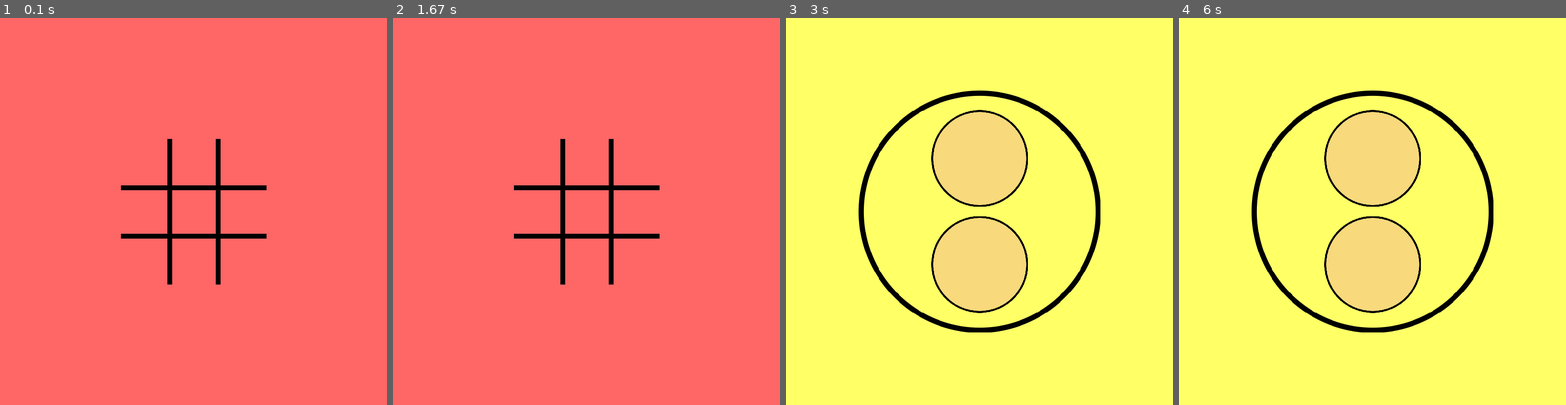
Above: before the commit, frames 1-4 (left to right).
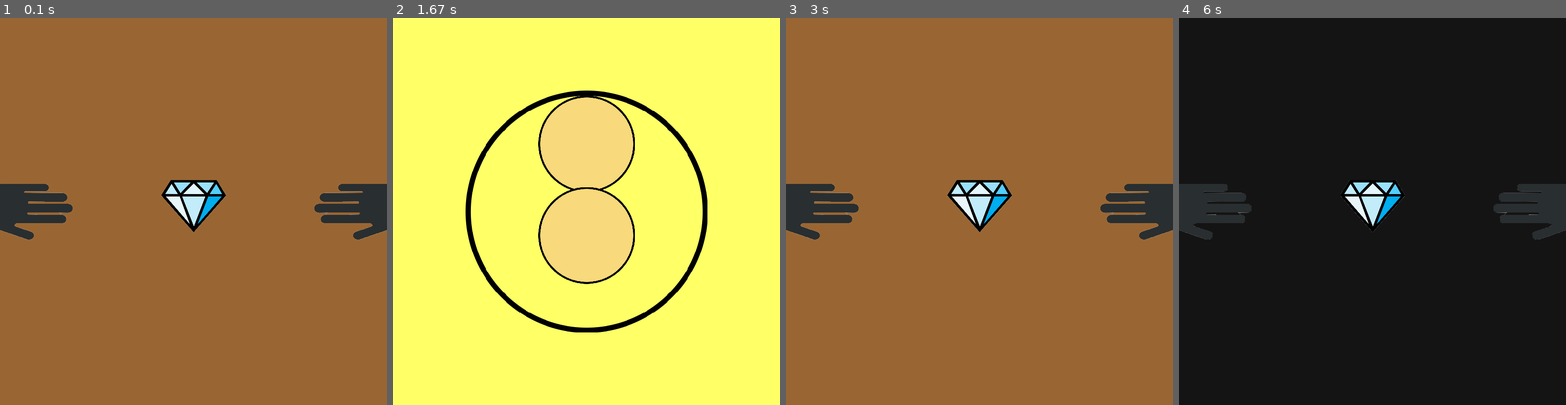
Above: after the commit, the same moments.

Repository: WingiM/PygameMiniGames
Game: pygame game, started from main.py
Two runs of this game, one before a commit and one after it. Both use one fixed random seed, a clock stepped at 60 frames per second and the inputs below.
Inputs (mouse positions are in pixels of both pictures, inside the frame that each line leads up to):
- Up to frame 1 (0.1 s): no input
- Up to frame 2 (1.67 s): tap Right Alt at 0.33, 0.67 s; hold Up 1-1.47 s; hold Up from 1.5 s (still down)
- Up to frame 3 (3 s): release Up at 1.87 s; hold Up 1.9-2.2 s; tap Space at 1.97 s; click (859, 304) at 2.28 s; tap Right Alt at 2.57 s
- Up to frame 4 (6 s): no input

The runs differ from the first frame. In frame 1, 100% of the frame differs, in the area x 0-100%, y 0-100%; in frame 2, 100%; in frame 3, 100%; in frame 4, 97%.

Commit message:
Troubles with STD

Diff:
--- /dev/null
+++ b/StealTheDiamond.py
@@ -0,0 +1,143 @@
+import pygame
+import random
+from Board import Board
+from load_image import load_image
+from constants import STD_TIME_RANGE, STD_DELAY, STD_EVENT_TYPE, \
+    STD_HAND1_EVENT, STD_HAND2_EVENT, STD_HAND_SPEED, WIDTH, HEIGHT
+
+FPS = 60
+pygame.init()
+size = width, height = WIDTH, HEIGHT
+screen = pygame.display.set_mode(size)
+
+
+class StealTheDiamond(Board):
+
+    def __init__(self, screen, sprites):
+        super().__init__(10, 10, screen)
+        self.screen = screen
+        self.time_range = STD_TIME_RANGE
+        self.caption = 'Укради бриллиант'
+        self.sprites = sprites
+        self.active = False
+        self.time = random.randint(*self.time_range)
+        self.delay = STD_DELAY
+        pygame.time.set_timer(STD_EVENT_TYPE, self.delay)
+        self.red_score, self.blue_score = 0, 0
+
+    def render(self):
+        if self.active:
+            self.screen.fill((20, 20, 20))
+        else:
+            self.screen.fill((153, 102, 51))
+        self.sprites.draw(self.screen)
+
+    def update(self):
+        if self.time > 0:
+            self.time -= self.delay
+        else:
+            self.active = True
+            pygame.time.set_timer(STD_EVENT_TYPE, 0)
+
+    def replay(self):
+        self.time = random.randint(*self.time_range)
+
+    def restart(self):
+        self.active = False
+        self.red_score, self.blue_score = 0, 0
+
+
+class Diamond(pygame.sprite.Sprite):
+    image = pygame.transform.scale(load_image('diamond.png'), (200, 200))
+
+    def __init__(self, *group):
+        super().__init__(*group)
+        self.image = Diamond.image
+        self.rect = self.image.get_rect()
+        self.rect.x = WIDTH // 2 - self.image.get_width() // 2
+        self.rect.y = HEIGHT // 2 - self.image.get_width() // 2
+        self.mask = pygame.mask.from_surface(self.image)
+        self.grabbed = False
+
+    def move(self, speed):
+        if game.active:
+            self.rect = self.rect.move(speed, 0)
+            self.grabbed = True
+
+    def set_start_pos(self):
+        self.rect.x = WIDTH // 2 - self.image.get_width() // 2
+        self.rect.y = HEIGHT // 2 - self.image.get_width() // 2
+
+
+class Hand(pygame.sprite.Sprite):
+    image = pygame.transform.scale(load_image('hand.png'), (200, 150))
+
+    def __init__(self, *group, number=0, diamond=None):
+        super().__init__(*group)
+        self.number = number
+        self.diamond = diamond
+        self.event = STD_HAND1_EVENT if self.number == 1 else STD_HAND2_EVENT
+        self.delay = STD_DELAY
+        self.image = Hand.image if self.number == 1 else pygame.transform.flip(Hand.image, True, False)
+        self.rect = self.image.get_rect()
+        self.mask = pygame.mask.from_surface(self.image)
+        self.rect.x = -50 if self.number == 1 else WIDTH - 150
+        self.rect.y = HEIGHT // 2 - self.image.get_height() // 2
+        self.speed = 0
+        self.grabbed = False
+
+    def pressed(self):
+        if not self.speed:
+            self.speed = STD_HAND_SPEED if self.number == 1 else -STD_HAND_SPEED
+            pygame.time.set_timer(self.event, self.delay)
+
+    def check_collision(self):
+        if pygame.sprite.collide_mask(self, self.diamond) and not self.diamond.grabbed:
+            self.speed = -self.speed
+            self.diamond.move(self.speed * 2)
+        if self.number == 1:
+            if self.rect.x >= 200:
+                self.speed = -self.speed
+            if self.rect.x < -50:
+                self.speed = 0
+                self.rect.x = -50
+                pygame.time.set_timer(self.event, 0)
+        else:
+            if self.rect.x <= 400:
+                self.speed = -self.speed
+            if self.rect.x > 650:
+                self.speed = 0
+                self.rect.x = 650
+                pygame.time.set_timer(self.event, 0)
+
+    def move(self):
+        self.rect = self.rect.move(self.speed, 0)
+        self.check_collision()
+
+
+if __name__ == '__main__':
+    clock = pygame.time.Clock()
+    all_sprites = pygame.sprite.Group()
+    diamond = Diamond(all_sprites)
+    hand1 = Hand(all_sprites, number=1, diamond=diamond)
+    hand2 = Hand(all_sprites, number=2, diamond=diamond)
+    game = StealTheDiamond(screen, all_sprites)
+    running = True
+    while running:
+        for event in pygame.event.get():
+            if event.type == pygame.QUIT:
+                running = False
+            if event.type == STD_EVENT_TYPE:
+                game.update()
+            if event.type == STD_HAND1_EVENT:
+                hand1.move()
+            if event.type == STD_HAND2_EVENT:
+                hand2.move()
+            if event.type == pygame.KEYDOWN:
+                if event.key == pygame.K_w:
+                    hand1.pressed()
+                elif event.key == pygame.K_UP:
+                    hand2.pressed()
+        game.render()
+        clock.tick(FPS)
+        pygame.display.flip()
--- a/Sumo.py
+++ b/Sumo.py
@@ -26,6 +26,7 @@
         self.win = False
 
     def render(self):
+        self.screen.fill((255, 255, 102))
         self.sprite_group.draw(screen)
 
     def update(self, player):
--- a/constants.py
+++ b/constants.py
@@ -16,3 +16,13 @@
 SUMO_PLAYER1 = (300, 190)
 SUMO_PLAYER2 = (300, 410)
 SUMO_MOVES = (0, 30)  # Перемещение в сумо по оси x и y соответственно
+
+# Константы для игры в "Украсть бриллиант"
+STD_TIME_RANGE = (2000, 4000)  # От 2х до 6и миллисекунд
+STD_DELAY = 100
+STD_EVENT_TYPE = 32775
+STD_HAND1_EVENT = 32776
+STD_HAND2_EVENT = 32777
+STD_HAND_DELAY = 50
+STD_HAND_SPEED = 100
+STD_WIN_DELAY = 5000
--- a/main.py
+++ b/main.py
@@ -3,6 +3,7 @@
 from constants import *  # Переносит все константы, использующиеся в проекте
 from TicTacToe import TicTacToeBoard   # Поле для игры в крестики-нолики
 from Sumo import SumoGame, Player, SUMO_field  # Поле для игры в сумо, а также класс игрока
+from StealTheDiamond import StealTheDiamond, Hand, Diamond
 
 # Начало работы с pygame
 pygame.init()
@@ -20,16 +21,36 @@
 SUMO_player2 = Player(SUMO_all_sprites, pos=SUMO_PLAYER2, transform=90)
 Sumo = SumoGame(screen, SUMO_player1, SUMO_player2, SUMO_all_sprites)
 
+# Настройка игры в "Украсть бриллиант"
+STD_all_sprites = pygame.sprite.Group()
+diamond = Diamond(STD_all_sprites)
+hand1 = Hand(STD_all_sprites, number=1, diamond=diamond)
+hand2 = Hand(STD_all_sprites, number=2, diamond=diamond)
+STD = StealTheDiamond(screen, STD_all_sprites)
+
 # Цикл со всеми играми (временный)
-GAMES = cycle([TicTacToe, Sumo])
+GAMES = cycle([STD, TicTacToe, Sumo])
 
 
 def play_game(game, event):
-    if game == Sumo:
-        if event.key == pygame.K_w:
-            game.update(1)
-        elif event.key == pygame.K_UP:
-            game.update(2)
+    if game == STD:
+        if event.type == STD_EVENT_TYPE:
+            game.update()
+        if event.type == STD_HAND1_EVENT:
+            hand1.move()
+        if event.type == STD_HAND2_EVENT:
+            hand2.move()
+    if event.type == pygame.KEYDOWN:
+        if game == Sumo:
+            if event.key == pygame.K_w:
+                game.update(1)
+            if event.key == pygame.K_UP:
+                game.update(2)
+        if game == STD:
+            if event.key == pygame.K_w:
+                hand1.pressed()
+            if event.key == pygame.K_UP:
+                hand2.pressed()
 
 
 def start_game():
@@ -42,6 +63,7 @@
                 running = False
             if event.type == pygame.MOUSEBUTTONDOWN:
                 game.get_click(event.pos)
+            play_game(game, event)
             if event.type == pygame.KEYDOWN:
                 if event.key == pygame.K_SPACE:
                     game.restart()
@@ -49,8 +71,7 @@
                     game.restart()
                     game = next(GAMES)
                     pygame.display.set_caption(game.caption)
-                play_game(game, event)
-        screen.fill((255, 255, 102))
+        screen.fill((0, 0, 0))
         game.render()
         clock.tick(FPS)
         pygame.display.flip()
Empty file removed: Templates/StealTheDiamond.py
Binary file added: data/diamond.png
Binary file added: data/hand.png
